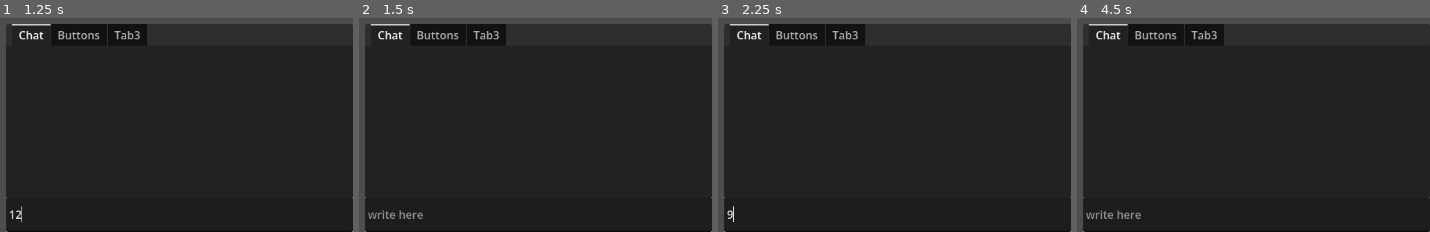
Above: before the commit, frames 1-4 (left to right).
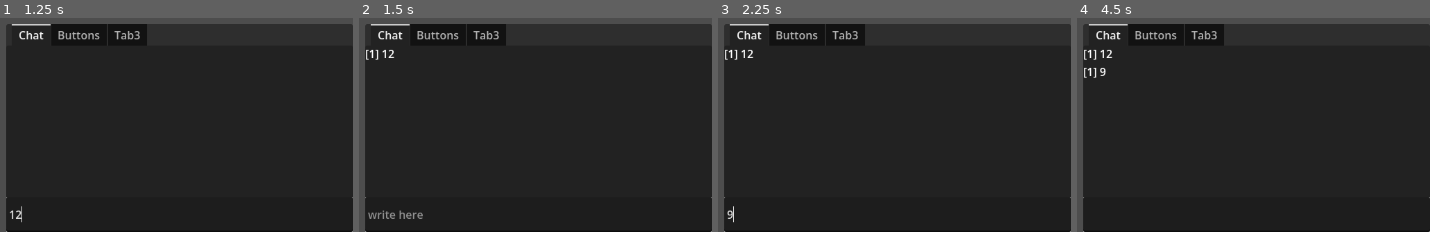
Above: after the commit, the same moments.

Repository: AllWorkNoFunGames/ENetMultiplayerPeer_Prototype_Godot
Game: Godot game, scene res://scenes/Start.tscn
The game is run twice, just before and just after one commit, with the same random seed, the same clock (stepped at 60 frames per second) and the same inputs.
Inputs (mouse positions are in pixels of both pictures, inside the frame that each line leads up to):
- Up to frame 1 (1.25 s): click (180, 214) at 0.52 s; type "12" at 0.6 s
- Up to frame 2 (1.5 s): tap Enter (ui_accept) at 1.25 s; move the mouse to (539, 120) at 1.27 s; hold Right (ui_right) from 1.28 s (still down); tap 1 at 1.35 s; click (539, 120) at 1.42 s
- Up to frame 3 (2.25 s): tap Space (jump) at 1.52 s; tap Enter (ui_accept) at 2 s; move the mouse to (outside the picture) at 2.02 s; release Right (ui_right) at 2.03 s; hold Down (ui_down) from 2.03 s (still down); tap 9 at 2.1 s
- Up to frame 4 (4.5 s): tap Space (jump) at 2.27, 3.77 s; tap Enter (ui_accept) at 2.75, 3.5, 4.25 s; move the mouse to (outside the picture) at 2.77 s; release Down (ui_down) at 2.78 s; hold Right (ui_right) 2.78-3.53 s; tap H at 2.85 s; move the mouse to (outside the picture) at 3.52 s; hold Up (ui_up) from 3.53 s (still down); tap Alt at 3.6 s; click (outside the picture) at 3.67 s; move the mouse to (outside the picture) at 4.27 s; tap 1 at 4.35 s

Frame 1 is identical in both runs. In frame 2, 0.2% of the frame differs, in the area x 1-10%, y 14-20%; in frame 3, 0.2%; in frame 4, 0.6%, in the area x 1-19%, y 14-94%.

Commit message:
working chat but needs refactor

Diff:
--- a/src/UI/ui_handler.gd
+++ b/src/UI/ui_handler.gd
@@ -9,12 +9,38 @@
 		#if !InputBox.has_focus:
 			InputBox.grab_focus()
 
-func send_message(content: String) -> void:
-	print("Message sent: " + content)
-	# Logic for UI updates or networking goes here
+func _filter_chat_message(raw_text: String) -> String:
+	var clean := raw_text.strip_edges()
+	clean = clean.replace("\n", " ").replace("\r", " ")
+	return clean
+
+@rpc("any_peer", "call_local", "reliable")
+func submit_chat_message(raw_text: String) -> void:
+	# Only the server is allowed to accept and fan-out client messages.
+	if !multiplayer.is_server():
+		return
+
+	var clean := _filter_chat_message(raw_text)
+	if clean.is_empty():
+		return
+
+	var sender_id := multiplayer.get_remote_sender_id()
+
+	broadcast_chat_message.rpc(sender_id, clean)
+
+@rpc("authority", "call_local", "reliable")
+func broadcast_chat_message(sender_id: int, content: String) -> void:
+	StartWrapper.print_to_chat("[%s] %s" % [str(sender_id), content])
 
 func _on_input_box_text_submitted(new_text: String) -> void:
-	if new_text != "":
+	var clean := _filter_chat_message(new_text)
+	if clean.is_empty():
+		return
 
-#		rpc(send_message(new_text),)
-		InputBox.clear() # Optional: Clear the box after sending
+	if multiplayer.is_server():
+		broadcast_chat_message.rpc(multiplayer.get_unique_id(), clean)
+	else:
+		# Send only to the host; the host validates and rebroadcasts.
+		submit_chat_message.rpc_id(1, clean)
+
+	InputBox.clear()
